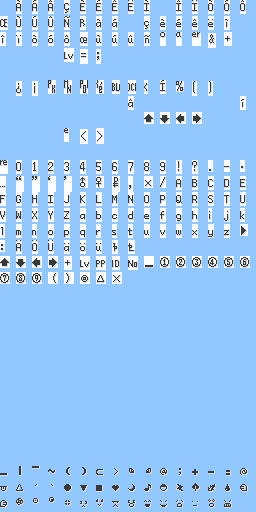
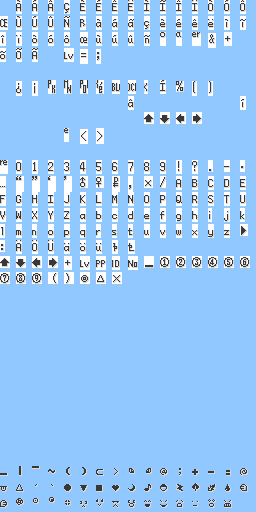
Layer changes from the first 256x512 image to the second:
painted on "latin_male.png" over bbox(0, 0, 246, 62)
